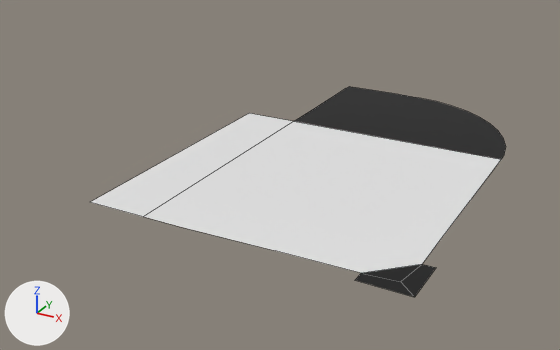
The FBX model Assets/Art/Models/BasicModels/Floor.fbx as it was, and as the next commit left it.
The view is the same before and after, from a 50 mm camera at (12.3, -28.7, 10.1) aimed at (-0.6, -5.3, -1.6). The axes (+X, +Y, +Z) are drawn at lower left. The lights are the same throughout. Mesh edges are drawn as thin lines. Where no turn or scale is listed for an object, it has been applied to the vertices.

In view in the first picture: 'Floor'.
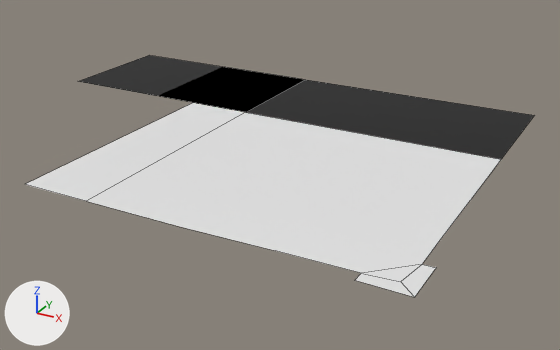
Edits to the scene script, one JSON object a line:
```json
{"op": "add", "block": "mat_material", "code": ["mat_material = principled_material('Material')", "mat_material.base_color = (0.8, 0.8, 0.8)  # white #e7e7e7"]}
{"block": "me_cube_010", "where": "# used by ob_floor; location = (0.0, 0.0, 0.0)"}
{"op": "remove", "block": "me_cube_010", "code": "me_cube_010.from_pydata(...)  # 35 vertices, 6 faces; spans x -3.1..7.4, y -13.09..1.9, z -0.2..-0.17"}
{"op": "add", "block": "me_cube_010", "code": "me_cube_010.from_pydata(...)  # 22 vertices, 7 faces; spans x -12.16..7.4, y -13.09..1.91, z -0.2..-0.17"}
{"block": "me_cube_010", "change": "me_cube_010 part 1"}
{"block": "me_cube_010", "change": "17 vertices are removed from x -1.06..6.87, y -3.34..1.9, z -0.2"}
{"block": "me_cube_010", "change": "3 faces are deleted"}
{"block": "me_cube_010", "change": "4 vertices move from x -3.1..7.01, y -12.78..-2.87, z -0.2 to x -5.82..7.02, y -12.78..1.91, z -0.2"}
{"block": "me_cube_010", "change": "4 vertices are added at (-3.25, -3.34, -0.2), (-3.25, 1.9, -0.2), (-12.16, -3.34, -0.2), (-12.15, 1.9, -0.2)"}
{"block": "me_cube_010", "change": "2 new faces join them, mat_wooden_floor (its picture is missing)"}
{"block": "me_cube_010", "change": "2 new faces join them, mat_old_cement (black #000000)"}
{"block": "me_cube_010", "change": "me_cube_010 part 2: 3 faces spanning x 5.83..7.4, y -13.09..-11.47, z -0.2..-0.17 switch from mat_old_cement (black #000000) to mat_material (white #e7e7e7)"}
```

Location of each change, (x1, y1, x2, y2) in pixels of the pictures (560 x 350 px; the box of a moved part takes in the faces that stretch with it):
```json
{"object": "Floor", "change": "reshaped", "before": [91, 86, 506, 297], "after": [25, 55, 534, 297], "on screen": "23% wider, 15% taller"}
{"part": 1, "of": "me_cube_010", "change": "moved or reshaped", "before": [91, 86, 506, 273], "after": [25, 55, 534, 273]}
{"part": 2, "of": "me_cube_010", "change": "recoloured", "before": [356, 264, 436, 297], "after": [356, 264, 436, 297], "on screen": "black to white"}
```
